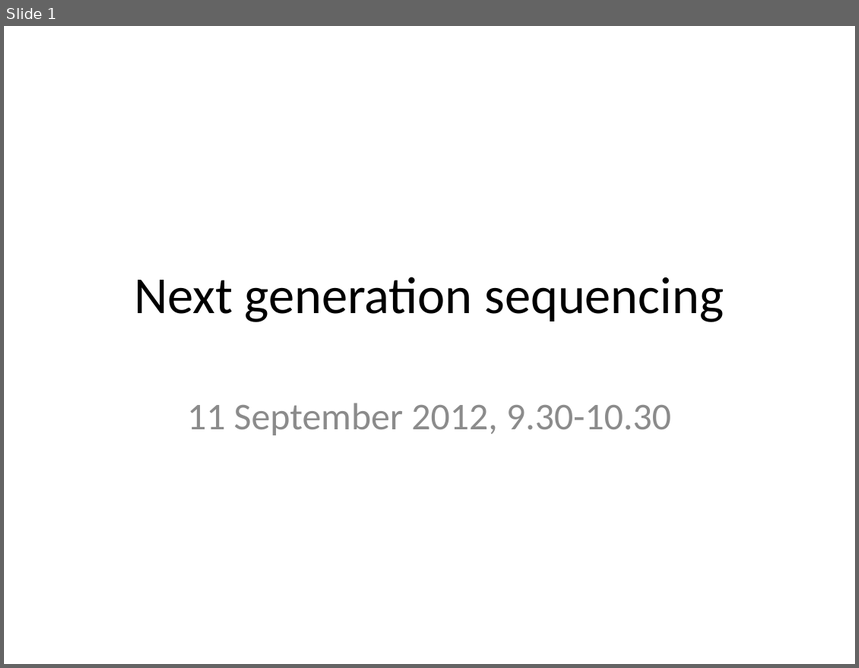
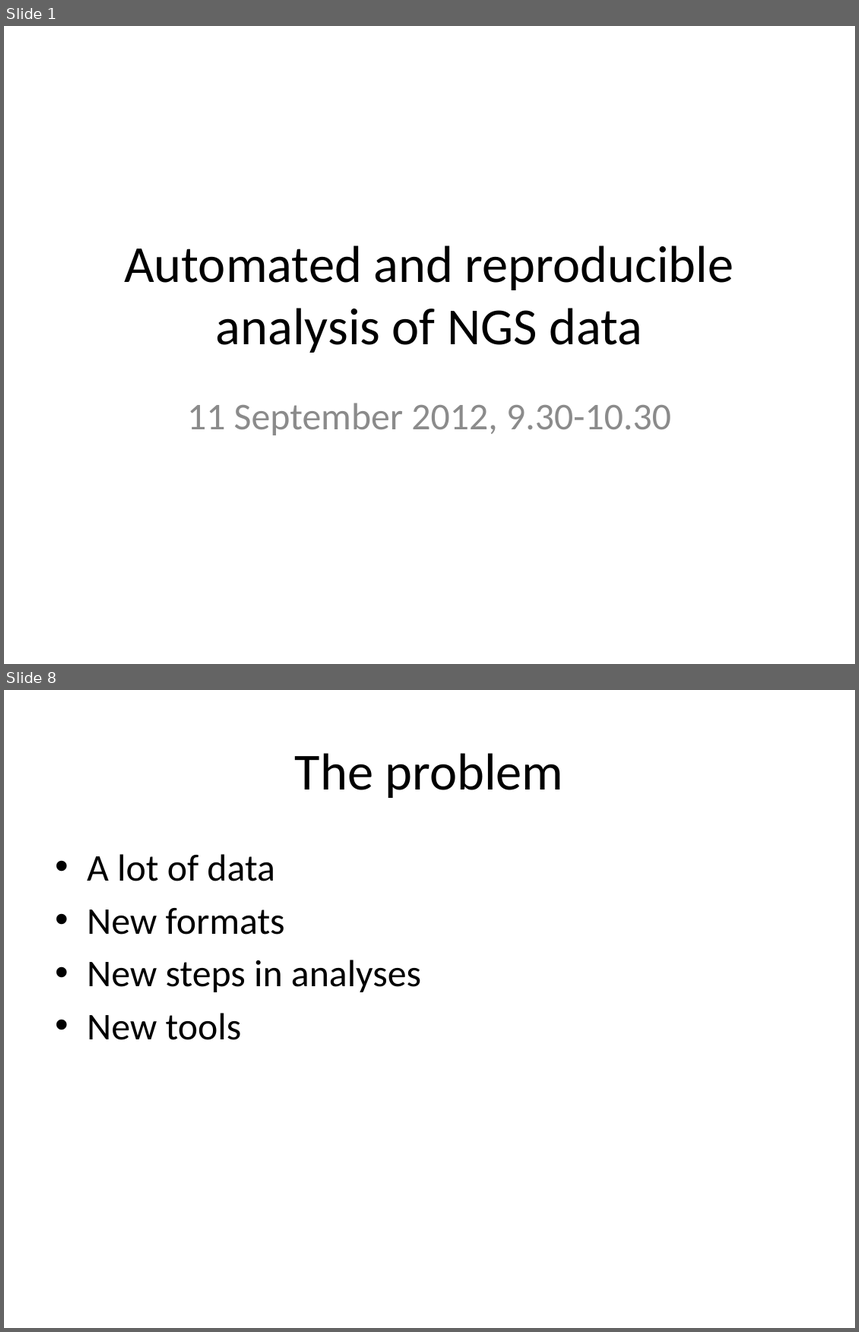
Before and after one commit to rvosa/ngs-workflows, a slide deck: doc/slides/day1/session1/NGSplatforms.pptx. Shown one above the other, each under a label of ours: slide 1 before the commit, slides 1 and 8 after it; the slides between them are not shown. The pictures are 859x668 and 859x1332 pixels, drawn with LibreOffice and Linux fonts; fonts in the diff are those of the drawing. Boxes give left, top, right and bottom in pixels: in the first picture for what was removed or moved away, otherwise in the second. Text is boxed around its words. In the diff, an @@ line names an element or a change of style, - is before the commit and + after.

Commit message:
added slide titles for all slides

```diff
--- a/doc/slides/day1/session1/NGSplatforms.pptx
+++ b/doc/slides/day1/session1/NGSplatforms.pptx
@@ slide 8 added at bbox=[4, 690, 855, 1328], background #FFFFFF @@
@@ title added at bbox=[295, 753, 564, 798], 44 pt, text #000000 @@
+The problem
@@ text added at bbox=[87, 854, 421, 1040], 32 pt, text #000000 @@
+• A lot of data
+• New formats
+• New steps in analyses
+• New tools
@@ slide 1 changed as well @@
@@ title at bbox=[124, 246, 734, 353]: text changed @@
-Next generation sequencing
+Automated and reproducible analysis of NGS data
```
Also in this commit, not shown: 7 other slides added, 15 other files.
